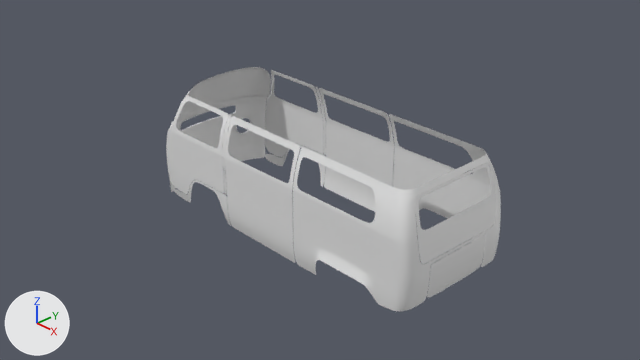
The Blender file blender-3.6/with-materials/van.blend, before and after one commit.
Before and after are seen from the file's camera 'Camera'. Lighting does not change. The marker at lower left points along +X, +Y and +Z.

Objects in the first picture: 'Van.001', 'Van.002'.
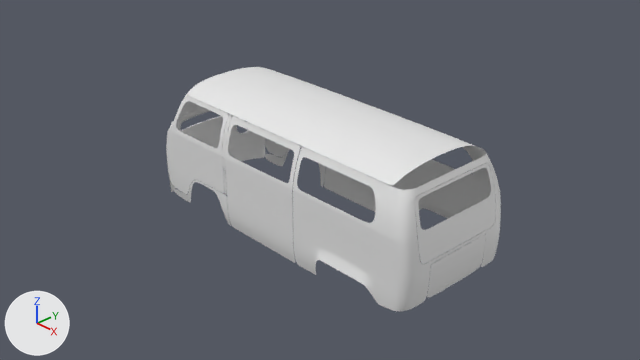
Edits to the bpy script that builds the scene:
```text
Change me_circle_001:
    used by ob_van_001; location = (0.0, 0.0, 0.0)
    remove me_circle_001.from_pydata(...)  # 391 vertices, 343 faces; spans x -2.38..-1.79, y 0.0..0.88, z -0.75..0.88
    add me_circle_001.from_pydata(...)  # 544 vertices, 477 faces; spans x -2.38..1.92, y 0.0..0.88, z -0.75..0.99
    me_circle_001 part 1
    8 vertices are removed from x -1.91..-1.82, y 0.0..0.7, z 0.71..0.88
    12 faces are deleted
    8 vertices in x -2.04..-1.84, y 0.78..0.86, z 0.24..0.63 move by (0.0, 0.01, 0.0)
    6 vertices in x -2.08..-1.91, y 0.23..0.71, z 0.37..0.72 move by (0.0, -0.01, 0.0)
    4 vertices in x -2.09..-1.92, y 0.34..0.53, z 0.52..0.82 move by (-0.01, -0.01, -0.01)
    3 vertices in x -2.17..-2.0, y 0.11..0.53, z 0.41..0.73 move by (-0.01, 0.0, -0.01)
    3 vertices in x -1.95..-1.89, y 0.74..0.78, z 0.47..0.63 move by (0.02, 0.02, 0.0)
    3 vertices in x -2.03..-1.93, y 0.23..0.44, z 0.62..0.82 move by (-0.01, -0.01, 0.0)
    13 vertices move from x -2.19..-1.79, y 0.11..0.87, z 0.22..0.83 to x -2.19..-1.82, y 0.11..0.87, z 0.22..0.83
    118 vertices are added at x -1.92..1.92, y 0.0..0.72, z 0.72..0.99
    16 new vertices lie (0.0, 0.11, -0.01) away from vertices in x -1.58..1.91, y 0.0..0.23, z 0.92..0.99
    5 new vertices lie (0.0, 0.12, 0.0) away from vertices in x -1.58..1.67, y 0.11, z 0.94..0.98
    5 new vertices lie (0.0, 0.09, -0.03) away from vertices in x -0.18..1.14, y 0.34, z 0.96
    5 new vertices lie (0.0, 0.11, -0.03) away from vertices in x -0.18..1.14, y 0.43, z 0.93
    5 new vertices lie (0.0, 0.09, -0.06) away from vertices in x -0.17..1.14, y 0.63, z 0.85
    7 new vertices lie (0.0, 0.11, 0.0) away from vertices in x -1.91..1.82, y 0.0, z 0.86..0.96
    146 new faces join them
```

Pixel boxes (x1, y1, x2, y2) of what changed, in the pictures (640 x 360 px):
'Van.001', reshaped (194% wider)
    before: (166, 67, 271, 192)
    after: (166, 67, 477, 192)
part 1 of me_circle_001, built on
    before: (179, 67, 271, 117)
    after: (179, 67, 477, 185)
